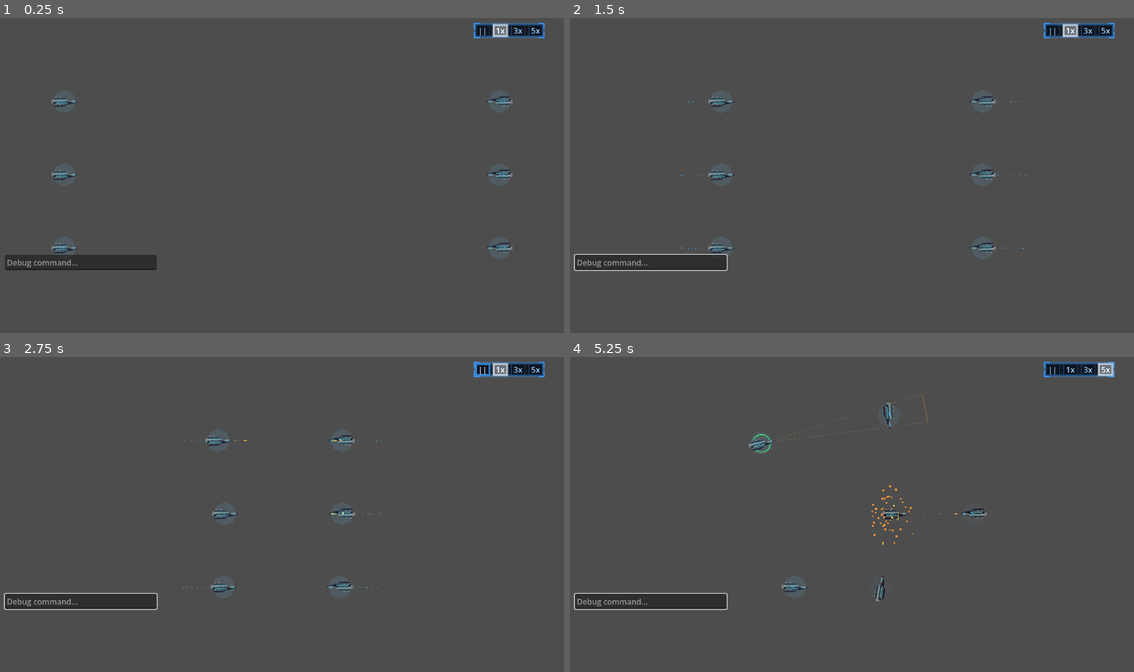
Above: before the commit, frames 1-4 (two rows, left to right).
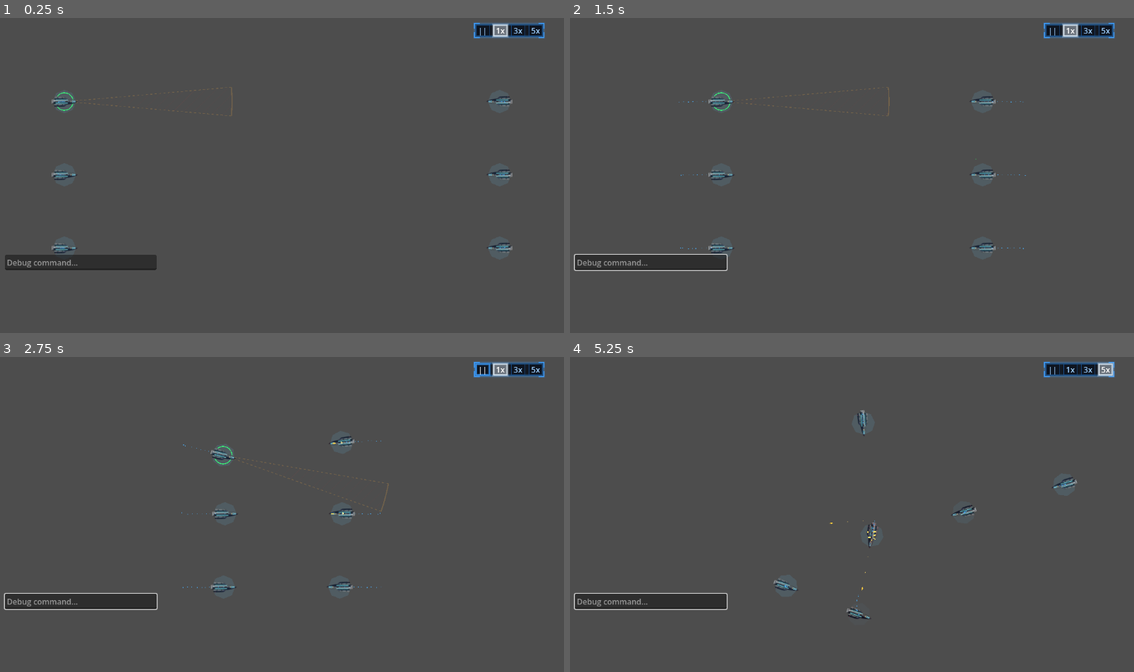
Above: after the commit, the same moments.

Repository: darthlemi/SpaceGame
Game: Godot game, scene res://scenes/combat/combat_scene.tscn
The game is run twice, just before and just after one commit, with the same random seed, the same clock (stepped at 60 frames per second) and the same inputs. This scene is started directly instead of the project's main scene.
Inputs (mouse positions are in pixels of both pictures, inside the frame that each line leads up to):
- Up to frame 1 (0.25 s): no input
- Up to frame 2 (1.5 s): click (648, 263) at 0.52 s; type "12" at 0.6 s; tap Enter at 1.25 s; move the mouse to (976, 159) at 1.27 s; hold D from 1.28 s (still down); hold 4 (formation_box) from 1.28 s (still down); click (976, 159) at 1.42 s
- Up to frame 3 (2.75 s): tap Space at 1.52 s; release D at 2 s; release 4 (formation_box) at 2 s; click "||" at 2 s
- Up to frame 4 (5.25 s): drag from (739, 530) to (818, 442) at 2.77 s; click "1x" at 3.5 s; click "3x" at 4.25 s; click "5x" at 5 s

The runs differ from the first frame. In frame 1, less than 0.1% of the frame differs, in the area x 10-42%, y 21-32%; in frame 2, less than 0.1%; in frame 3, 0.3%; in frame 4, 1.0%, in the area x 31-90%, y 11-84%.

Commit message:
Left click moves in combat; flagship starts selected
Combat input now matches the overworld's click-to-move. Left click on an
own ship selects it, a drag box-selects, and any other left click orders
the selection to move there or attack a clicked enemy. Right click clears
the selection. The flagship starts selected; with none deployed, the first
player ship does.

Co-Authored-By: Claude Opus 5.5 <noreply@anthropic.com>

Diff:
--- a/scripts/combat/combat_scene.gd
+++ b/scripts/combat/combat_scene.gd
@@ -54,6 +54,7 @@
 		_wire_ai(ship)
 
 	fleet_commander.setup(player_ships, ENEMY_GROUP)
+	fleet_commander.selected_ships = _initial_selection()
 	debug_console.command_entered.connect(_on_debug_command)
 	# An unarmed side loses before a shot is fired.
 	_check_battle_end()
@@ -207,6 +208,21 @@
 				return true
 	return false
 
+# The flagship, or the first deployed ship when it was held back or there's no campaign.
+func _initial_selection() -> Array[Ship]:
+	var selection: Array[Ship] = []
+	if player_ships.is_empty():
+		return selection
+	var pick := player_ships[0]
+	if CampaignState.active_enemy_fleet != null:
+		var comps: Array[Dictionary] = CampaignState.player_fleet.ship_compositions
+		for k in _player_spawned_indices.size():
+			if CrewRules.is_flagship(comps[_player_spawned_indices[k]]):
+				pick = player_ships[k]
+				break
+	selection.append(pick)
+	return selection
+
 func _is_active(member: Node) -> bool:
 	return is_instance_valid(member) and not member.is_queued_for_deletion()
 
--- a/scripts/controllers/fleet_commander.gd
+++ b/scripts/controllers/fleet_commander.gd
@@ -55,18 +55,9 @@
 			_dragging = true
 		else:
 			_dragging = false
-			if _drag_start.distance_to(world_pos) < drag_threshold:
-				var picked := FleetCommander.ship_at_point(ships, world_pos, select_radius)
-				var picked_ships: Array[Ship] = []
-				if picked != null:
-					picked_ships.append(picked)
-				selected_ships = picked_ships
-			else:
-				var rect := Rect2(_drag_start, Vector2.ZERO).expand(world_pos)
-				selected_ships = FleetCommander.ships_in_rect(ships, rect)
-			queue_redraw()
+			_on_left_release(_drag_start, world_pos)
 	elif event.button_index == MOUSE_BUTTON_RIGHT and event.pressed:
-		_issue_order(world_pos)
+		_on_right_press()
 
 func _issue_order(world_pos: Vector2) -> void:
 	selected_ships = selected_ships.filter(func(s): return is_instance_valid(s) and not s.is_queued_for_deletion())
@@ -82,6 +73,25 @@
 	for ship in selected_ships:
 		if destinations.has(ship):
 			ship.execute_order(Order.move_to(destinations[ship]))
+
+# Left click mirrors the overworld's click-to-move: a drag box-selects, a click on an
+# own ship selects it, and any other click orders the selection there.
+func _on_left_release(start: Vector2, end: Vector2) -> void:
+	if start.distance_to(end) >= drag_threshold:
+		selected_ships = FleetCommander.ships_in_rect(ships, Rect2(start, Vector2.ZERO).expand(end))
+	else:
+		var picked := FleetCommander.ship_at_point(ships, end, select_radius)
+		if picked != null:
+			var picked_ships: Array[Ship] = [picked]
+			selected_ships = picked_ships
+		else:
+			_issue_order(end)
+	queue_redraw()
+
+func _on_right_press() -> void:
+	var none: Array[Ship] = []
+	selected_ships = none
+	queue_redraw()
 
 func _compute_destinations(world_pos: Vector2) -> Dictionary:
 	if active_formation == Formation.Type.NONE:
--- a/tests/test_combat_scene.gd
+++ b/tests/test_combat_scene.gd
@@ -308,6 +308,59 @@
 	if is_instance_valid(freed_scene) and not freed_scene.is_queued_for_deletion():
 		freed_scene.queue_free()
 
+	# The flagship starts selected, wherever it sits in the fleet.
+	campaign_state.reset()
+	var flag_comp := ShipType.new_composition(ShipType.Kind.CORVETTE)
+	flag_comp["flagship"] = true
+	var flag_player := CampaignFleet.new()
+	flag_player.ship_compositions.assign([ShipType.new_composition(ShipType.Kind.CORVETTE), flag_comp])
+	var flag_enemy := CampaignFleet.new()
+	flag_enemy.ship_compositions.assign([ShipType.new_composition(ShipType.Kind.CORVETTE)])
+	campaign_state.enemy_fleets.assign([flag_enemy])
+	campaign_state.player_fleet = flag_player
+	campaign_state.start_engagement(flag_enemy)
+	var flag_scene: Node2D = CombatSceneScene.instantiate()
+	tree.root.add_child(flag_scene)
+	await tree.process_frame
+	await tree.process_frame
+	if flag_scene.player_ships.size() != 2 or flag_scene.fleet_commander.selected_ships != [flag_scene.player_ships[1]]:
+		failures.append("initial selection: expected only the flagship selected, got %s" % [flag_scene.fleet_commander.selected_ships])
+	campaign_state.reset()
+	if is_instance_valid(flag_scene) and not flag_scene.is_queued_for_deletion():
+		flag_scene.queue_free()
+
+	# Quick battle (no campaign): the first player ship starts selected. Clicks mirror the
+	# overworld: left selects an own ship or orders the selection, right clears it.
+	var click_scene: Node2D = CombatSceneScene.instantiate()
+	tree.root.add_child(click_scene)
+	await tree.process_frame
+	await tree.process_frame
+	var commander: FleetCommander = click_scene.fleet_commander
+	var first: Ship = click_scene.player_ships[0]
+	var second: Ship = click_scene.player_ships[1]
+	if commander.selected_ships != [first]:
+		failures.append("initial selection: expected the first player ship selected in a quick battle, got %s" % [commander.selected_ships])
+	commander._on_left_release(second.global_position, second.global_position)
+	if commander.selected_ships != [second]:
+		failures.append("left click: expected clicking an own ship to select only it, got %s" % [commander.selected_ships])
+	var empty_point := Vector2(1000, 1100)
+	commander._on_left_release(empty_point, empty_point)
+	if commander.selected_ships != [second] or second.current_order == null or second.current_order.type != Order.Type.MOVE_TO or second.current_order.target_position != empty_point:
+		failures.append("left click: expected empty space to move the selection there and keep it selected")
+	var enemy: Ship = click_scene.enemy_ships[0]
+	commander._on_left_release(enemy.global_position, enemy.global_position)
+	if second.current_order == null or second.current_order.type != Order.Type.ATTACK_TARGET or second.current_order.target_ship != enemy:
+		failures.append("left click: expected clicking an enemy to order the selection to attack it")
+	commander._on_right_press()
+	if not commander.selected_ships.is_empty():
+		failures.append("right click: expected the selection cleared, got %s" % [commander.selected_ships])
+	var first_order: Order = first.current_order
+	commander._on_left_release(empty_point, empty_point)
+	if first.current_order != first_order or second.current_order.type != Order.Type.ATTACK_TARGET:
+		failures.append("left click: expected no orders with nothing selected")
+	if is_instance_valid(click_scene) and not click_scene.is_queued_for_deletion():
+		click_scene.queue_free()
+
 	# Crew deployment: only crewed, deploy-flagged ships spawn; the held-back
 	# comps come back unchanged after the battle.
 	campaign_state.reset()
